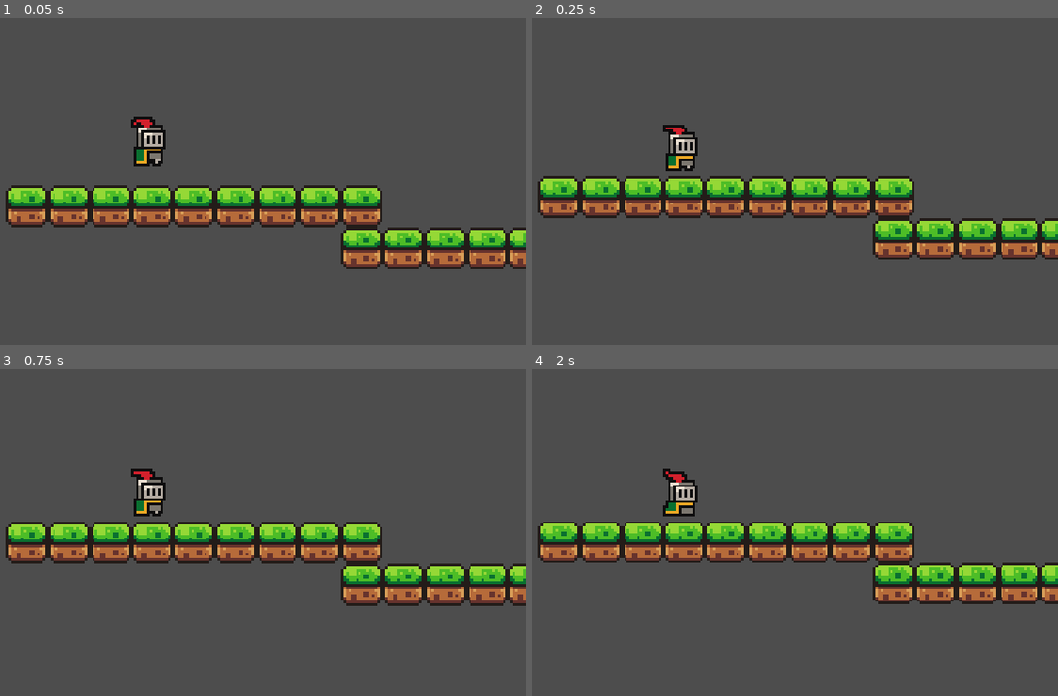
Above: before the commit, frames 1-4 (two rows, left to right).
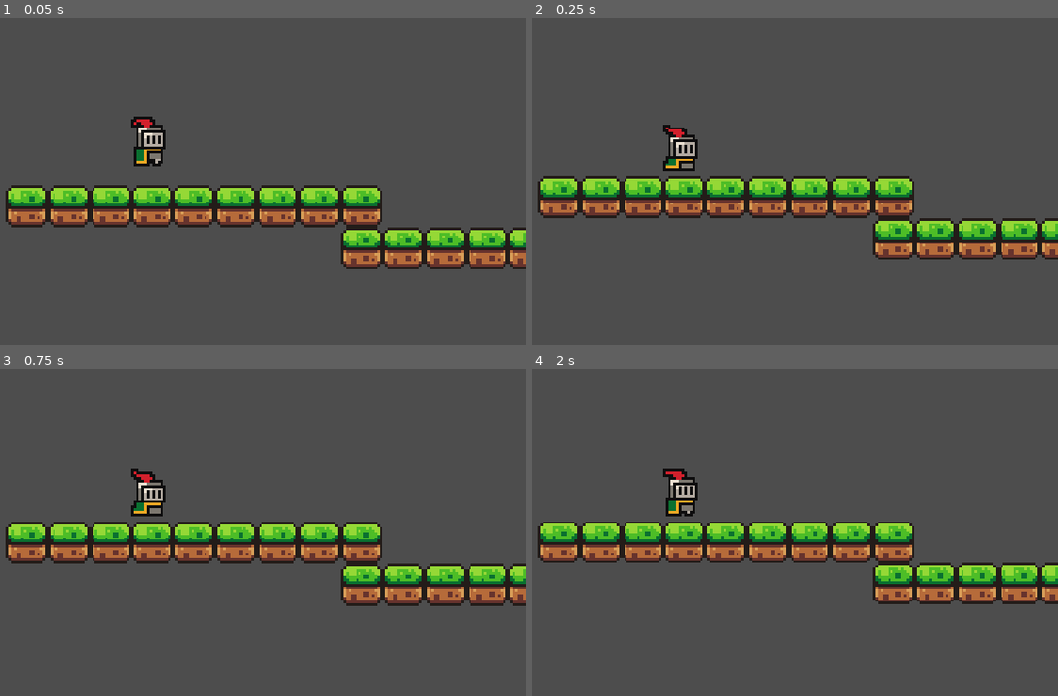
Above: after the commit, the same moments.

Repository: HarryShanks/First-Game
Game: Godot game, scene res://Scenes/game.tscn
Two runs of this game, one before a commit and one after it. Both use one fixed random seed, a clock stepped at 60 frames per second and the inputs below.
Inputs:
- Up to frame 1 (0.05 s): no input
- Up to frame 2 (0.25 s): no input
- Up to frame 3 (0.75 s): no input
- Up to frame 4 (2 s): no input

Frame 1 is identical in both runs. In frame 2, 0.4% of the frame differs, in the area x 24-32%, y 32-47%; in frame 3, 0.4%, in the area x 24-32%, y 30-46%; in frame 4, 0.4%.

Commit message:
Fixed al bugs
Animation fixed and all animations play plus he flips upon chaneg in sdirection

Diff:
--- a/Scenes/game.tscn
+++ b/Scenes/game.tscn
@@ -46,6 +46,7 @@
 resource_name = "Character_Movement"
 script/source = "extends CharacterBody2D
 
+@onready var sprite: AnimatedSprite2D = $AnimatedSprite2D
 
 const SPEED = 300.0
 const JUMP_VELOCITY = -400.0
@@ -57,17 +58,27 @@
 		velocity += get_gravity() * delta
 
 	# Handle jump.
-	if Input.is_action_just_pressed(\"ui_accept\") and is_on_floor():
+	if Input.is_action_just_pressed(\"W_Pressed\") and is_on_floor():
 		velocity.y = JUMP_VELOCITY
 
 	# Get the input direction and handle the movement/deceleration.
 	# As good practice, you should replace UI actions with custom gameplay actions.
-	var direction := Input.get_axis(\"ui_left\", \"ui_right\")
+	var direction := Input.get_axis(\"A_Pressed\", \"D_Pressed\")
 	if direction:
+		#Move left and right
 		velocity.x = direction * SPEED
+		# Flip the Animation
+		if direction > 0:
+			sprite.flip_h = false
+		else:
+			sprite.flip_h = true
+		# Play run animation
+		sprite.play(\"Running\")
 	else:
+		#Stop Moving
 		velocity.x = move_toward(velocity.x, 0, SPEED)
-
+		#Play idle animation
+		sprite.play(\"Idle\")
 	move_and_slide()
 "
 
@@ -455,6 +466,7 @@
 sprite_frames = SubResource("SpriteFrames_nfm0u")
 animation = &"Idle"
 autoplay = "Idle"
+frame_progress = 0.550794
 
 [node name="CollisionShape2D" type="CollisionShape2D" parent="Level 1/Player" unique_id=1342141354]
 position = Vector2(-441, 36)
--- a/project.godot
+++ b/project.godot
@@ -20,6 +20,24 @@
 window/stretch/mode="canvas_items"
 window/stretch/aspect="expand"
 
+[input]
+
+A_Pressed={
+"deadzone": 0.2,
+"events": [Object(InputEventKey,"resource_local_to_scene":false,"resource_name":"","device":16,"window_id":0,"alt_pressed":false,"shift_pressed":false,"ctrl_pressed":false,"meta_pressed":false,"pressed":false,"keycode":0,"physical_keycode":65,"key_label":0,"unicode":0,"location":0,"echo":false,"script":null)
+]
+}
+D_Pressed={
+"deadzone": 0.2,
+"events": [Object(InputEventKey,"resource_local_to_scene":false,"resource_name":"","device":16,"window_id":0,"alt_pressed":false,"shift_pressed":false,"ctrl_pressed":false,"meta_pressed":false,"pressed":false,"keycode":0,"physical_keycode":68,"key_label":0,"unicode":0,"location":0,"echo":false,"script":null)
+]
+}
+W_Pressed={
+"deadzone": 0.2,
+"events": [Object(InputEventKey,"resource_local_to_scene":false,"resource_name":"","device":16,"window_id":0,"alt_pressed":false,"shift_pressed":false,"ctrl_pressed":false,"meta_pressed":false,"pressed":false,"keycode":0,"physical_keycode":87,"key_label":0,"unicode":0,"location":0,"echo":false,"script":null)
+]
+}
+
 [physics]
 
 3d/physics_engine="Jolt Physics"
